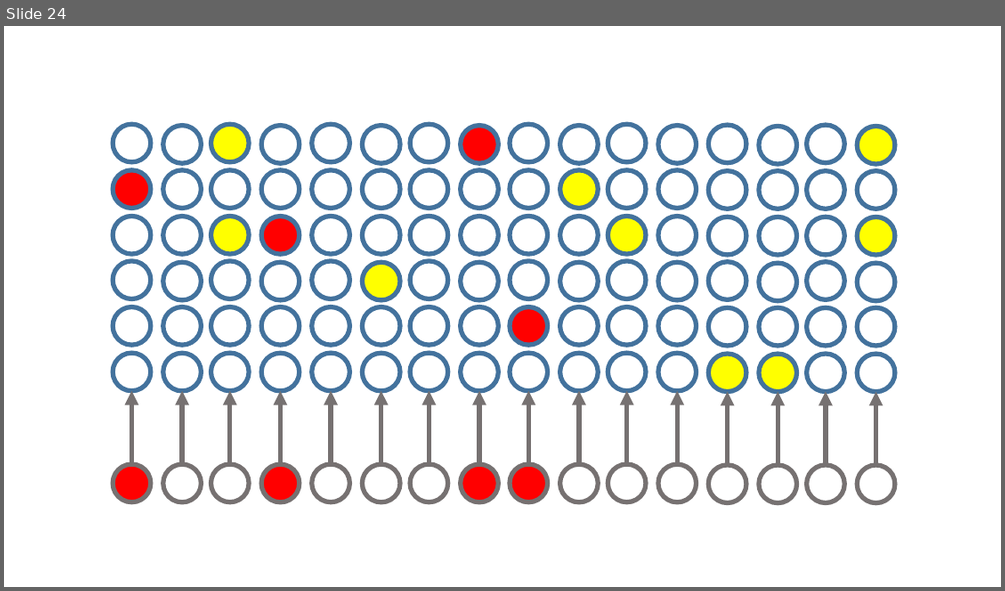
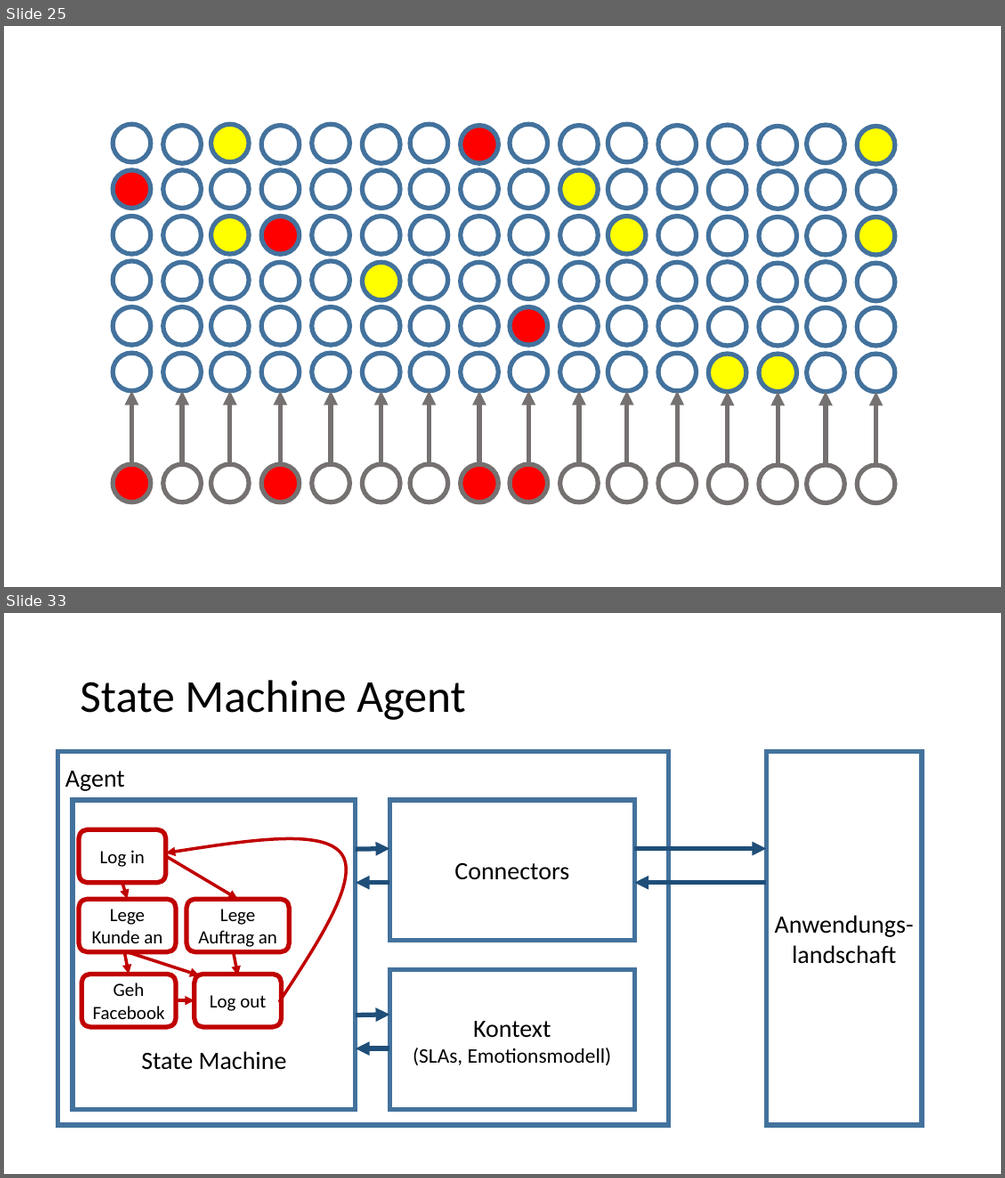
Before and after one commit to danck/hsem, a slide deck: Vortrag/hsem.pptx. Shown one above the other, each under a label of ours: slide 24 before the commit, slides 25 and 33 after it; the slides between them are not shown. The pictures are 1005x591 and 1005x1178 pixels, drawn with LibreOffice and Linux fonts; fonts in the diff are those of the drawing. Boxes give left, top, right and bottom in pixels: in the first picture for what was removed or moved away, otherwise in the second. Text is boxed around its words. In the diff, an @@ line names an element or a change of style, - is before the commit and + after.

```diff
--- a/Vortrag/hsem.pptx
+++ b/Vortrag/hsem.pptx
@@ slide 33 added at <box>4,613,1001,1174</box>, background #FFFFFF @@
@@ title added at <box>80,680,466,720</box>, 44 pt, text #000000 @@
+State Machine Agent
@@ rectangle added at <box>57,751,669,1126</box>, fill #FFFFFF, outline #43739E 4.5 pt, 24 pt, text #000000 @@
+Agent
@@ rectangle added at <box>766,751,922,1126</box>, fill #FFFFFF, outline #43739E 4.5 pt, 24 pt, text #000000 @@
+Anwendungs- landschaft
@@ rectangle added at <box>73,800,356,1110</box>, outline #43739E 4.5 pt, 24 pt, text #000000 @@
+State Machine
@@ rectangle added at <box>390,800,634,940</box>, outline #43739E 4.5 pt, 24 pt, text #000000 @@
+Connectors
@@ rounded rectangle added at <box>79,830,165,883</box>, outline #C00000 4.5 pt, 18 pt, text #000000 @@
+Log in
@@ freeform shape added at <box>165,839,346,1002</box>, outline #C00000 3 pt @@
@@ arrow added from (356, 850) to (390, 849), #1F4E79 4.5 pt @@
@@ arrow added from (634, 849) to (766, 849), #1F4E79 4.5 pt @@
@@ arrow added from (165, 856) to (238, 899), #C00000 3 pt @@
@@ rounded rectangle added at <box>79,899,176,952</box>, outline #C00000 4.5 pt, 18 pt, text #000000 @@
+Lege Kunde an
@@ arrow added from (122, 882) to (128, 899), #C00000 3 pt @@
@@ rounded rectangle added at <box>186,899,289,952</box>, outline #C00000 4.5 pt, 18 pt, text #000000 @@
+Lege Auftrag an
@@ arrow added from (390, 882) to (356, 882), #1F4E79 4.5 pt @@
@@ arrow added from (766, 882) to (634, 882), #1F4E79 4.5 pt @@
@@ arrow added from (124, 952) to (129, 974), #C00000 3 pt @@
@@ arrow added from (128, 952) to (199, 976), #C00000 3 pt @@
@@ arrow added from (234, 953) to (238, 976), #C00000 3 pt @@
@@ rounded rectangle added at <box>81,974,176,1027</box>, outline #C00000 4.5 pt, 18 pt, text #000000 @@
+Geh Facebook
@@ rounded rectangle added at <box>194,974,282,1027</box>, outline #C00000 4.5 pt, 18 pt, text #000000 @@
+Log out
@@ rectangle added at <box>390,970,634,1110</box>, outline #43739E 4.5 pt, 20 pt, text #000000 @@
+Kontext
+(SLAs, Emotionsmodell)
@@ arrow added from (176, 1000) to (194, 1000), #C00000 3 pt @@
@@ arrow added from (356, 1015) to (390, 1014), #1F4E79 4.5 pt @@
@@ arrow added from (390, 1048) to (356, 1048), #1F4E79 4.5 pt @@
@@ what was slide 24 is now slide 25 @@
```
Also in this commit, not shown: 7 slides changed, 17 other slides added, 5 slides removed.
